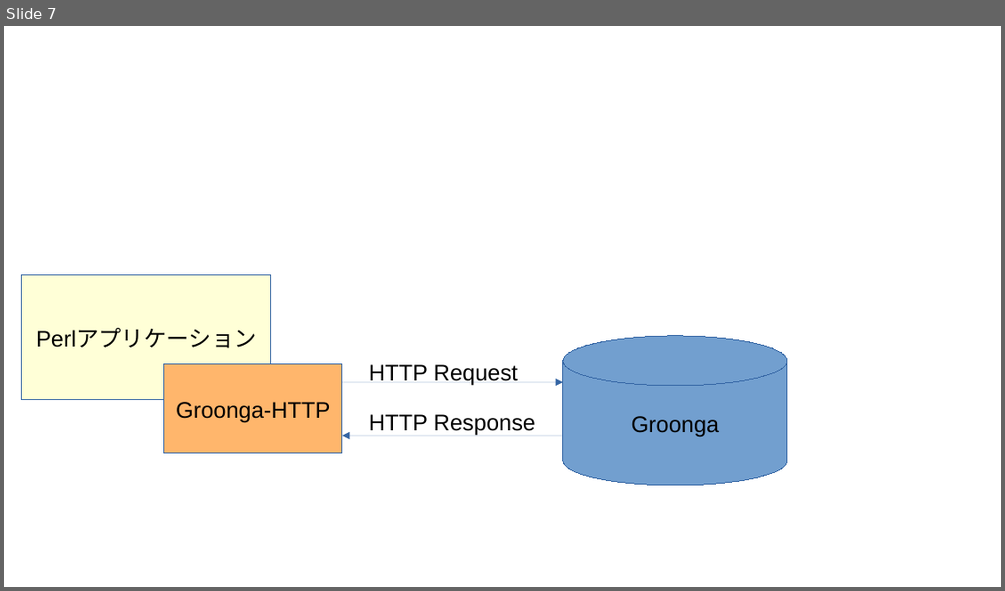
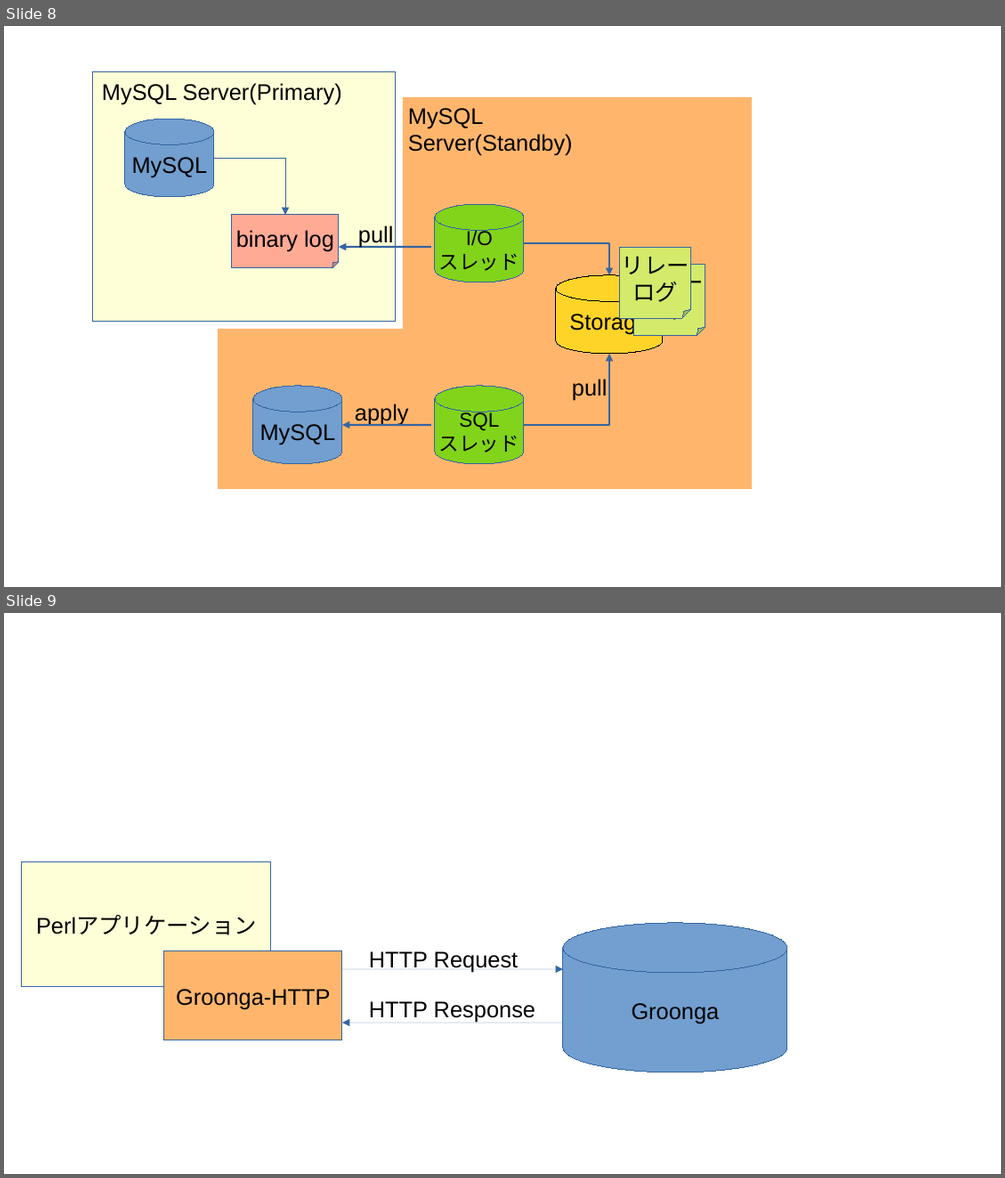
Before and after one commit to komainu8/rabbit-slide-komainu8-yapc-kyoto-2023, a slide deck: images/無題 1.odp. Shown one above the other, each under a label of ours: slide 7 before the commit, slides 8 and 9 after it. The pictures are 1005x591 and 1005x1178 pixels, drawn with LibreOffice and Linux fonts; fonts in the diff are those of the drawing. Boxes give left, top, right and bottom in pixels: in the first picture for what was removed or moved away, otherwise in the second. Text is boxed around its words. In the diff, an @@ line names an element or a change of style, - is before the commit and + after.

```diff
--- a/images/無題 1.odp
+++ b/images/無題 1.odp
@@ slide 8 added at <box>4,26,1001,587</box>, background #FFFFFF @@
@@ rectangle added at <box>93,72,396,321</box>, fill #FFFFD7, outline #3465A4 0 pt @@
@@ text added at <box>102,83,342,105</box>, 18 pt, text #000000 @@
+MySQL Server(Primary)
@@ rectangle added at <box>403,97,752,489</box>, fill #FFB66C @@
@@ cylinder added at <box>125,119,214,197</box>, fill #729FCF, outline #3465A4 0 pt, 18 pt, text #000000 @@
+MySQL
@@ text added at <box>408,108,573,156</box>, 18 pt, text #000000 @@
+MySQL Server(Standby)
@@ elbow arrow added from (214, 158) to (285, 215), #3465A4 0 pt @@
@@ cylinder added at <box>435,204,523,283</box>, fill #81D41A, outline #3465A4 0 pt, 16 pt, text #000000 @@
+I/O
+スレッド
@@ folded corner added at <box>232,215,339,268</box>, fill #FFAA95, outline #3465A4 0 pt, 18 pt, text #000000 @@
+binary log
@@ text added at <box>358,225,394,248</box>, 18 pt, text #000000 @@
+pull
@@ arrow added from (431, 247) to (339, 247), #3465A4 1.5 pt @@
@@ elbow arrow added from (524, 243) to (609, 276), #3465A4 1.5 pt @@
@@ folded corner added at <box>620,247,691,318</box>, fill #D4EA6B, outline #3465A4 0 pt, 18 pt, text #000000 @@
+リレー
+ログ
@@ folded corner added at <box>634,265,706,337</box>, fill #D4EA6B, outline #3465A4 0 pt, 18 pt, text #000000 @@
+リレー
+ログ
@@ cylinder added at <box>556,276,663,354</box>, fill #FFD428, outline #000000 0 pt, 18 pt, text #000000 @@
+Storage
@@ rectangle added at <box>218,329,413,489</box>, fill #FFB66C @@
@@ elbow arrow added from (524, 425) to (609, 354), #3465A4 1.5 pt @@
@@ cylinder added at <box>254,386,342,465</box>, fill #729FCF, outline #3465A4 0 pt, 18 pt, text #000000 @@
+MySQL
@@ cylinder added at <box>435,386,523,465</box>, fill #81D41A, outline #3465A4 0 pt, 16 pt, text #000000 @@
+SQL
+スレッド
@@ text added at <box>572,378,607,401</box>, 18 pt, text #000000 @@
+pull
@@ arrow added from (431, 425) to (342, 425), #3465A4 1.5 pt @@
@@ text added at <box>355,403,409,426</box>, 18 pt, text #000000 @@
+apply
@@ what was slide 7 is now slide 9 @@
```
Also in this commit, not shown: 3 slides changed, 1 other slide added, 1 other file.
